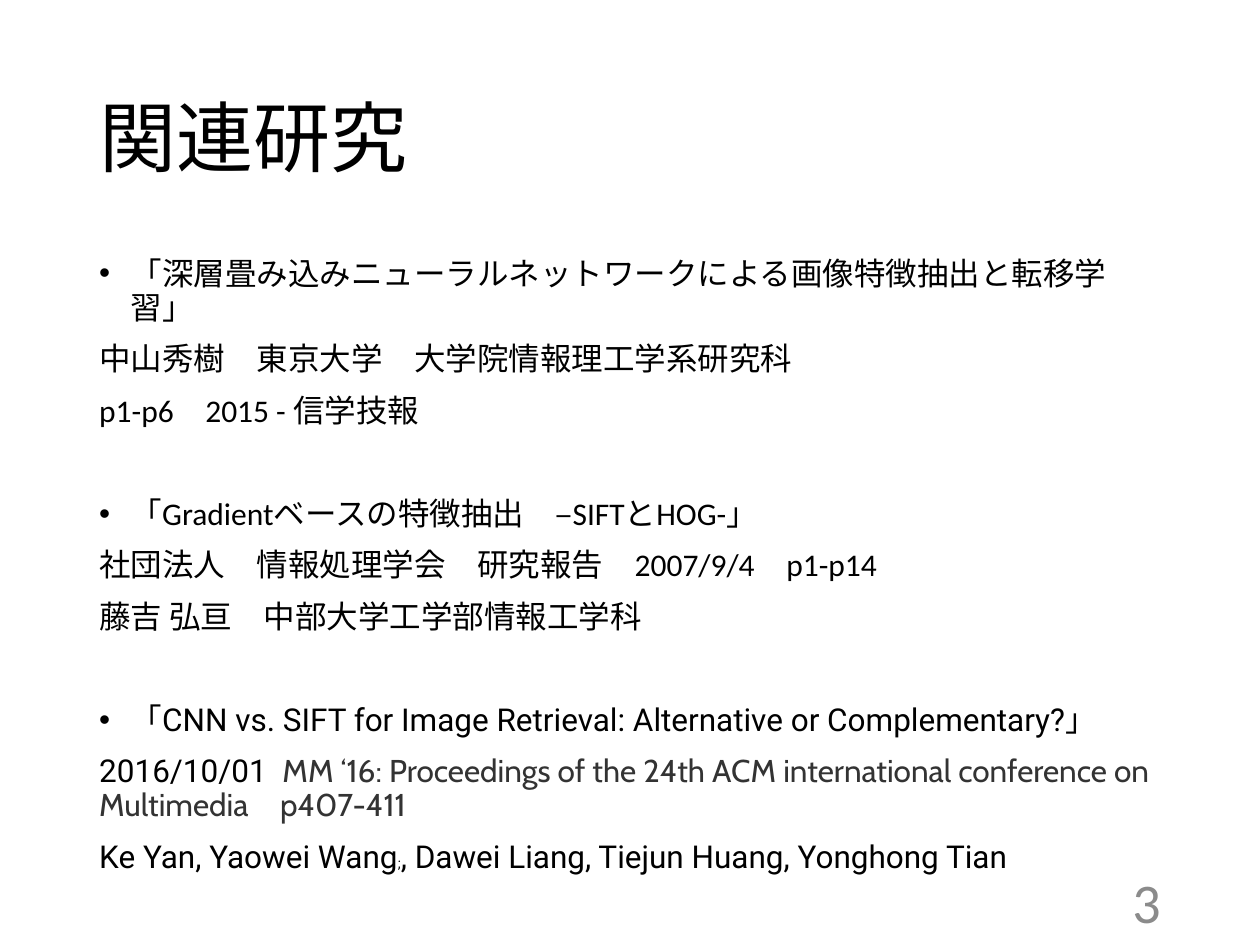
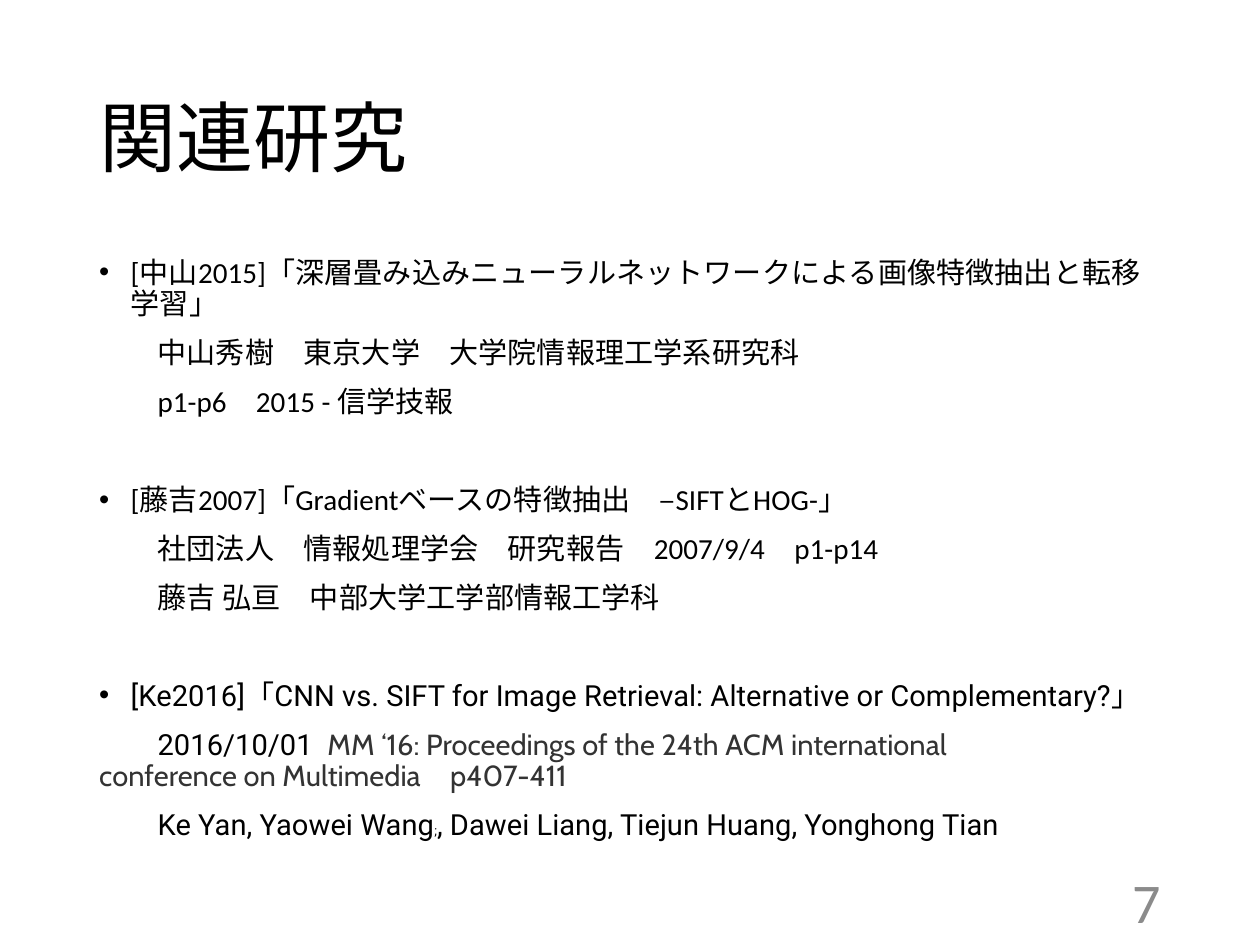
Before and after one commit to kait-takanolab/1821005-yoshioka-thesis, a slide deck: slide 7 of 1821005_中間発表.pptx (slide 3 before the commit). Drawn at 1260x945 pixels with LibreOffice and Linux fonts; fonts in the diff are those of the drawing. Boxes give left, top, right and bottom in pixels: in the first picture for what was removed or moved away, otherwise in the second. Text is boxed around its words. In the diff, an @@ line names an element or a change of style, - is before the commit and + after.

```diff
--- a/1821005_中間発表.pptx
+++ b/1821005_中間発表.pptx
@@ text at <box>131,258,1141,317</box>: text changed; size 18 to 16.6 pt @@
-• 「深層畳み込みニューラルネットワークによる画像特徴抽出と転移学習」
+• [中山2015]「深層畳み込みニューラルネットワークによる画像特徴抽出と転移学習」
@@ text at <box>99,338,998,842</box>: size 18 to 16.6 pt in "中山秀樹 東京大学 大学院情報理工学系研究科", "p1-p6 2015 - 信学技報", "社団法人 情報処理学会 研究報告 2007/9/4 p1-p14", "藤吉 弘亘 中部大学工学部情報工学科" and 2 more places; size 8 to 7.4 pt in "Wang;," @@
@@ text at <box>131,486,847,514</box>: text changed; size 18 to 16.6 pt @@
-• 「Gradientベースの特徴抽出 –SIFTとHOG-」
+• [藤吉2007]「Gradientベースの特徴抽出 –SIFTとHOG-」
@@ text at <box>131,681,1141,713</box>: text changed; size 18 to 16.6 pt @@
-• 「CNN vs. SIFT for Image Retrieval: Alternative or Complementary?」
+• [Ke2016]「CNN vs. SIFT for Image Retrieval: Alternative or Complementary?」
@@ page number at <box>1132,887,1160,923</box>: text changed @@
-3
+7
```
Also in this commit, not shown: 3 other slides changed.
